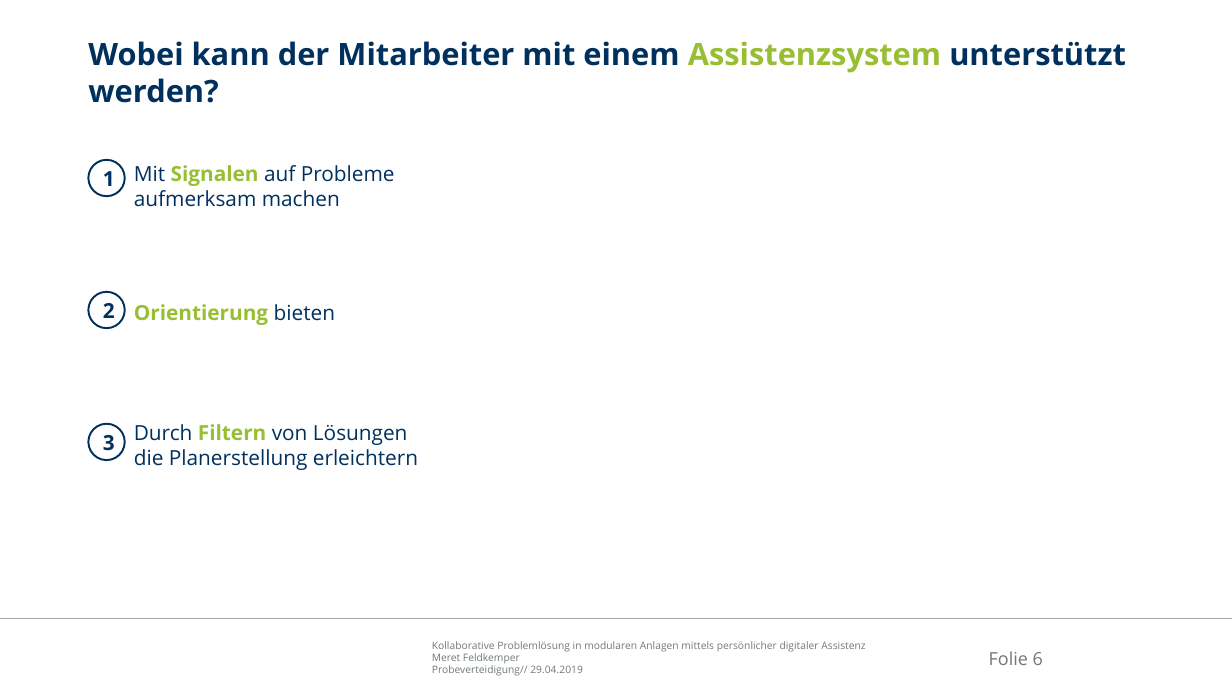
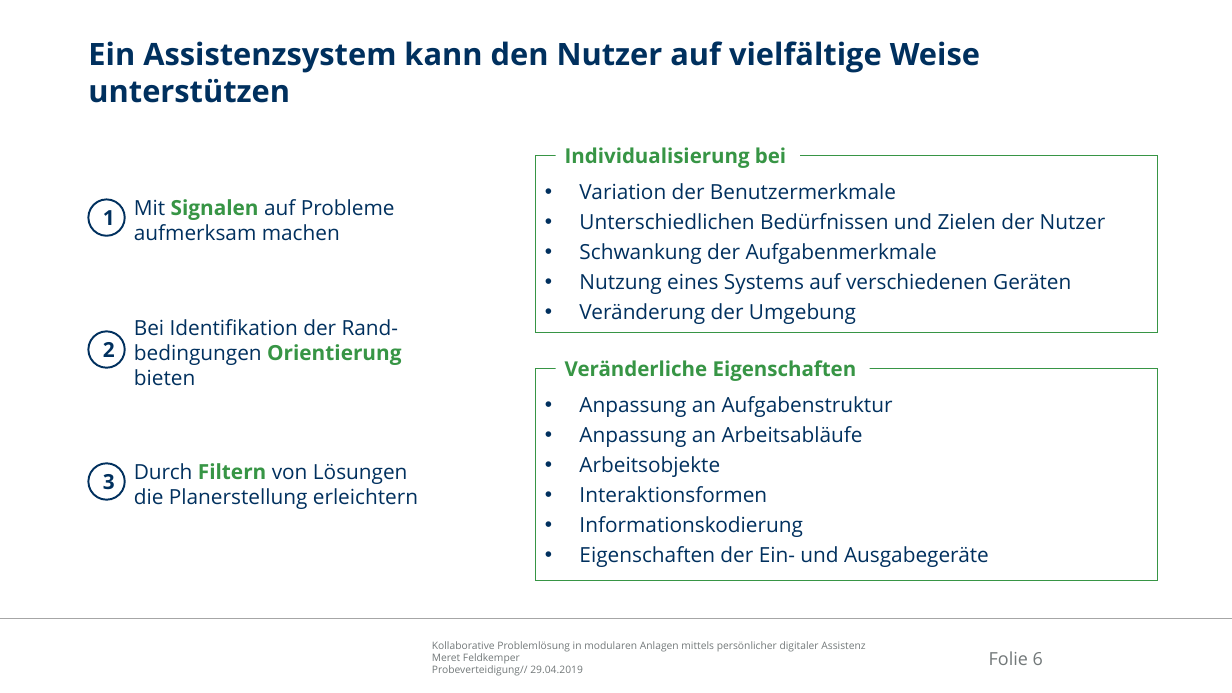
Before and after one commit to Ral3007/Diplomarbeit, a slide deck: slide 6 of Dokumente/Präsentationen/2019-04-29_DA_Feldkemper_Probeverteidigung.pptx. Drawn at 1232x693 pixels with LibreOffice and Linux fonts; fonts in the diff are those of the drawing; background and template pictures are left out. Boxes give left, top, right and bottom in pixels: in the first picture for what was removed or moved away, otherwise in the second. Text is boxed around its words. In the diff, an @@ line names an element or a change of style, - is before the commit and + after.

```diff
--- a/Dokumente/Präsentationen/2019-04-29_DA_Feldkemper_Probeverteidigung.pptx
+++ b/Dokumente/Präsentationen/2019-04-29_DA_Feldkemper_Probeverteidigung.pptx
@@ title at (88,41,980,103): text changed @@
-Wobei kann der Mitarbeiter mit einem Assistenzsystem unterstützt werden?
+Ein Assistenzsystem kann den Nutzer auf vielfältige Weise unterstützen
@@ text added at (565,147,786,168), 16 pt, text #379545, bold @@
+Individualisierung bei
@@ text "Mit Signalen auf Probleme aufmerksam ...": place and size @@
-text "Mit Signalen auf Probleme aufmerksam ..." at (134,165,395,207)
+text "Mit Signalen auf Probleme aufmerksam ..." at (134,199,395,241)
@@ text "Mit Signalen auf Probleme aufmerksam ..." at (134,199,395,241): text colour #98BF33 to #379545 in "Signalen" @@
@@ rectangle added at (536,155,1158,333), fill #FFFFFF, outline #379545 1 pt, 16.2 pt, text #00305E @@
+• Variation der Benutzermerkmale
+• Unterschiedlichen Bedürfnissen und Zielen der Nutzer
+• Schwankung der Aufgabenmerkmale
+• Nutzung eines Systems auf verschiedenen Geräten
+• Veränderung der Umgebung
@@ text at (134,319,401,386): text changed; text colour #98BF33 to #00305E; bold off @@
-Orientierung bieten
+Bei Identifikation der Rand-bedingungen Orientierung bieten
@@ rectangle added at (536,369,1158,581), fill #FFFFFF, outline #379545 1 pt, 16.2 pt, text #00305E @@
+• Anpassung an Aufgabenstruktur
+• Anpassung an Arbeitsabläufe
+• Arbeitsobjekte
+• Interaktionsformen
+• Informationskodierung
+• Eigenschaften der Ein- und Ausgabegeräte
@@ text added at (565,360,857,381), 16 pt, text #379545, bold @@
+Veränderliche Eigenschaften
@@ 3 ellipses, 1 text: place and size @@
-3 ellipses, 1 text at (89,160,418,470)
+3 ellipses, 1 text at (89,200,418,509)
@@ text "Durch Filtern von Lösungen die ..." at (134,463,418,509): text colour #98BF33 to #379545 in "Filtern" @@
```
Also in this commit, not shown: 8 other slides changed, 2 slides added, 3 slides removed, 1 other file.
